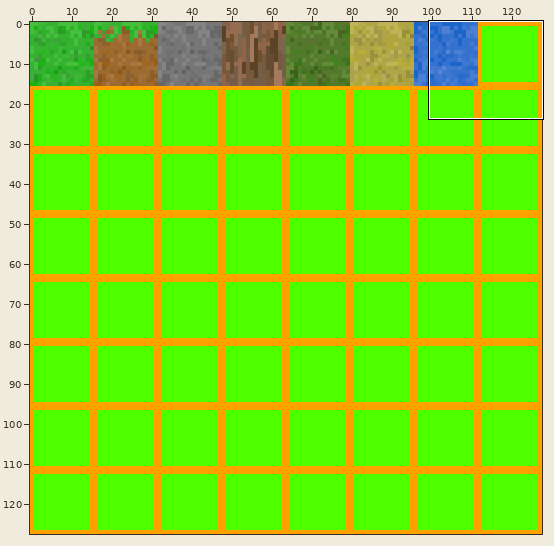
One commit to this sprite sheet: res/texture_atlas.png. Above, an overview of the earlier version with the close-up marked.
Close-up. Before:
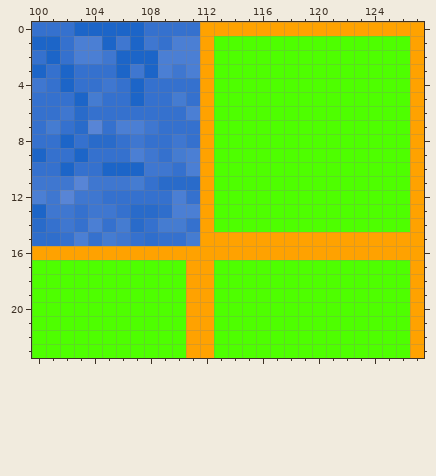
The file is 128x128 pixels. Colours within 5 levels of each other are drawn and written as one. Shown: x 100..127, y 0..23.
New version:
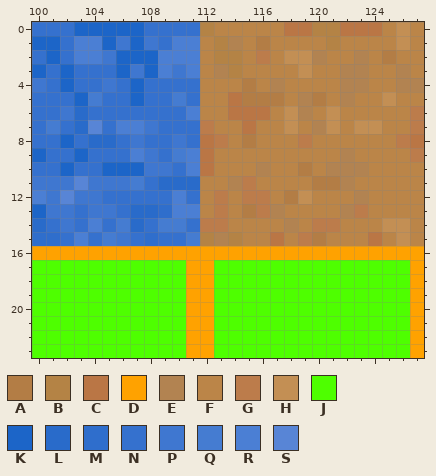
Palette (. is transparent): A #b37d45  B #b48345  C #ba7645  D #ffa200  E #b28351  F #bb8548  G #bc7c4b  H #c38f54  J #4eff00  K #1c65c8  L #296bca  M #2f6ecc  N #3571ce  P #3f77d0  Q #457cd1  R #4b7fd4  S #5885d6
Diff:
The author changed colour D to colour A in row 15 at x 120.
The author changed colour J to colour A in row 1 at x 116; in row 2 at x 125; in row 4 at x 115; in row 5 at x 115 to 117 and 120; in row 8 at x 115; in row 10 at x 119.
The author changed colour J to colour A in row 11 at x 120 to 121; in row 12 at x 118; in row 13 at x 115.
The author changed colour D to colour B in row 0 at x 112 and 120 to 121; in row 15 at x 112 and 114.
The author changed colour J to colour B in row 1 at x 113 and 121; in row 2 at x 113 to 114; in row 3 at x 114.
The author changed colour D to colour C in row 0 at x 118 to 119 and 122 to 124; in row 8 at x 112 and 127; in rows 9 to 10 at x 112; in row 15 at x 117 and 124.
The author changed colour J to colour C in row 5 at x 114; in row 6 at x 114 to 116; in row 7 at x 115.
The author changed colour D to colour E in row 4 at x 127; in row 15 at x 113.
The author changed colour J to colour E in row 1 at x 114; in row 2 at x 120 and 123; in row 3 at x 113, 122 to 123 and 126; in row 4 at x 117, 122 to 123 and 126; in row 5 at x 119 and 122; in row 6 at x 119.
The author changed colour J to colour E in row 7 at x 120; in row 9 at x 122; in row 10 at x 116 and 121 to 123; in row 11 at x 114 and 122; in row 12 at x 123; in row 13 at x 117 and 122.
The author changed colour J to colour E in row 14 at x 118.
The author changed colour D to colour F in row 0 at x 113 to 117, 125 and 127; in rows 1 to 3 at x 112 and 127; in row 4 at x 112; in row 5 at x 112 and 127; in row 6 at x 112; in row 10 at x 127.
The author changed colour D to colour F in rows 11 to 13 at x 112 and 127; in row 14 at x 127; in row 15 at x 115 to 116, 118, 121 to 123, 125 and 127.
The author changed colour J to colour F in row 1 at x 115, 117 to 120 and 122 to 125; in row 2 at x 115, 117, 121 to 122, 124 and 126; in row 3 at x 115 to 118, 120 to 121 and 124 to 125; in row 4 at x 113 to 114, 116, 118 to 121 and 124 to 125; in row 5 at x 113, 118, 121, 123 to 124 and 126; in row 6 at x 113, 117, 120 and 122 to 126.
The author changed colour J to colour F in row 7 at x 113 to 114, 116 to 117, 119, 122 and 125 to 126; in row 8 at x 114, 116 to 118 and 120 to 125; in row 9 at x 113 to 121 and 123 to 126; in row 10 at x 113 to 115, 117 to 118, 120 and 124 to 126; in row 11 at x 113, 116 to 119 and 123 to 126; in row 12 at x 114, 117, 120 to 122 and 124 to 126.
The author changed colour J to colour F in row 13 at x 114, 118 to 121 and 124 to 126; in row 14 at x 114 to 117, 119 and 122 to 124.
The author changed colour D to colour G in row 6 at x 127; in row 7 at x 112 and 127; in row 9 at x 127; in row 14 at x 112; in row 15 at x 119.
The author changed colour J to colour G in row 2 at x 116; in row 8 at x 113, 119 and 126; in row 11 at x 115; in row 12 at x 113 and 115 to 116; in row 13 at x 113, 116 and 123; in row 14 at x 113 and 120 to 121.
The author changed colour D to colour H in row 0 at x 126; in row 15 at x 126.
The author changed colour J to colour H in row 1 at x 126; in row 2 at x 118 to 119; in row 3 at x 119; in row 5 at x 125; in row 6 at x 118 and 121; in row 7 at x 118, 121 and 123 to 124.
The author changed colour J to colour H in row 12 at x 119; in row 14 at x 125 to 126.
